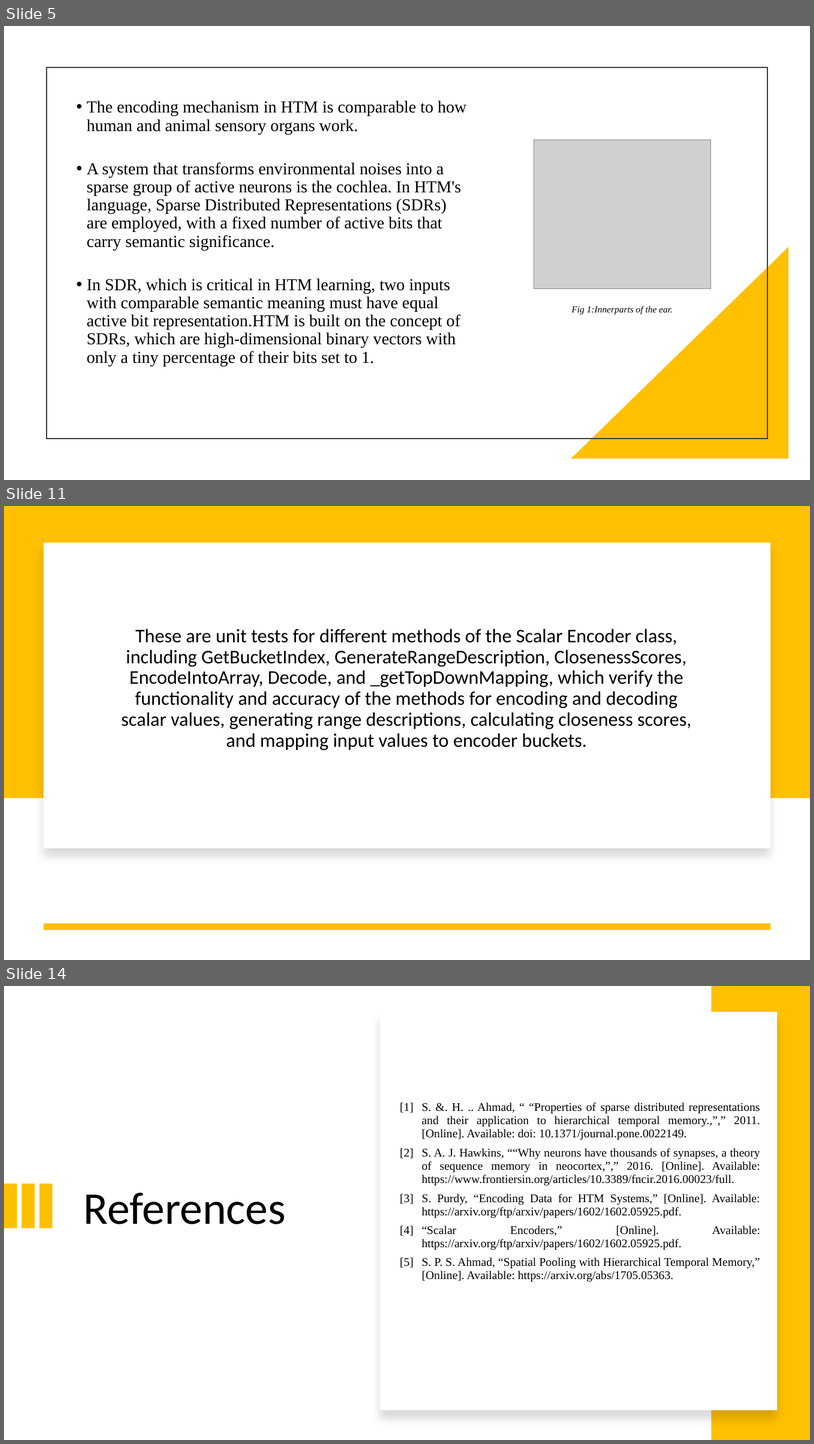
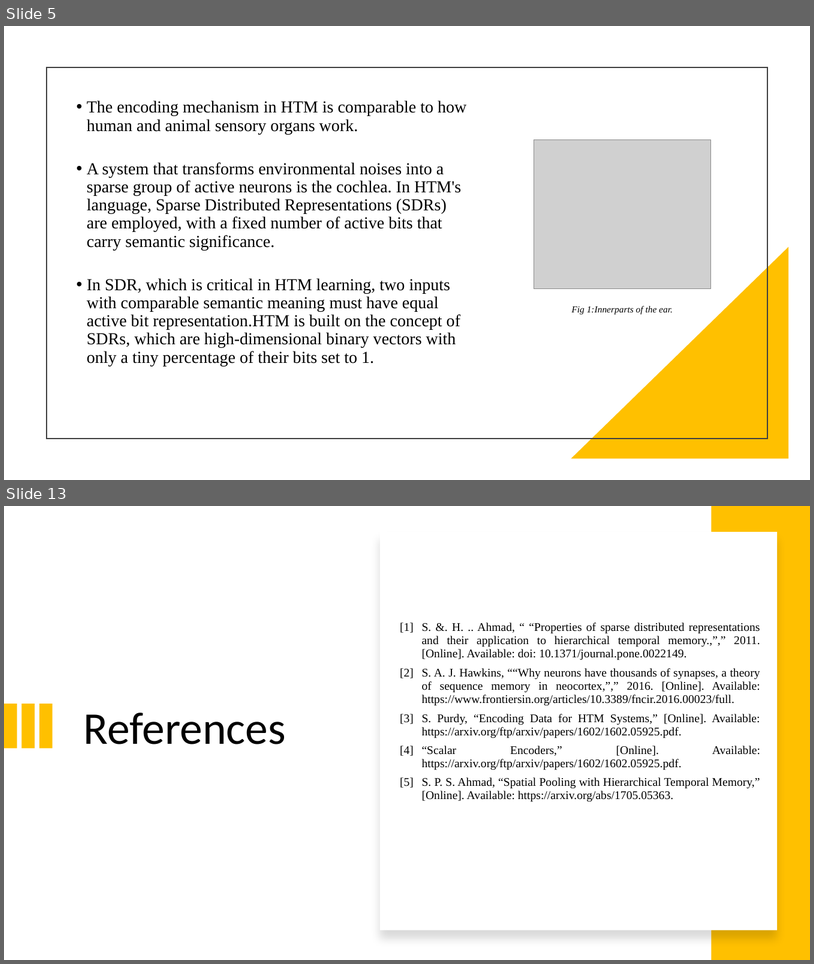
Before and after one commit to sahithkumar1999/neocortexapi, a slide deck: source/NeoCortexApi/Documents/Group Presentation[ScalarEncoder with Buckets].pptx. Shown one above the other, each under a label of ours: slides 5, 11 and 14 before the commit, slides 5 and 13 after it; the slides between them are not shown. The pictures are 814x1444 and 814x964 pixels, drawn with LibreOffice and Linux fonts; fonts in the diff are those of the drawing; grey boxes stand for pictures. Boxes give left, top, right and bottom in pixels: in the first picture for what was removed or moved away, otherwise in the second. Text is boxed around its words. In the diff, an @@ line names an element or a change of style, - is before the commit and + after.

```diff
--- a/source/NeoCortexApi/Documents/Group Presentation[ScalarEncoder with Buckets].pptx
+++ b/source/NeoCortexApi/Documents/Group Presentation[ScalarEncoder with Buckets].pptx
@@ slide 11 removed at (4, 506, 810, 960), background #FFFFFF @@
@@ rectangle removed at (4, 506, 810, 798) @@
@@ rectangle removed at (44, 542, 771, 848) @@
@@ title removed at (121, 628, 692, 750) @@
-These are unit tests for different methods of the Scalar Encoder class, including GetBucketIndex, GenerateRangeDescription, ClosenessScores, EncodeIntoArray, Decode, and _getTopDownMapping, which verify the functionality and accuracy of the methods for encoding and decoding scalar values, generating range descriptions, calculating closeness scores, and mapping input values to encoder buckets.
@@ line removed from (771, 927) to (44, 927) @@
@@ what was slide 14 is now slide 13 @@
```
Also in this commit, not shown: 8 slides changed, 2 other files.
